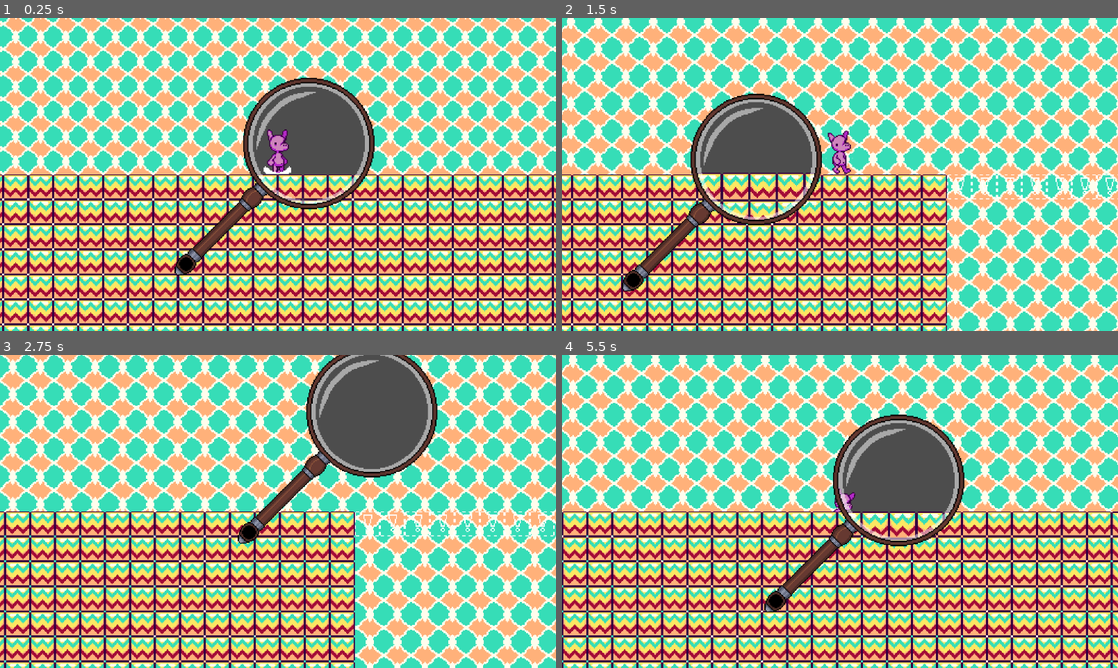
Above: before the commit, frames 1-4 (two rows, left to right).
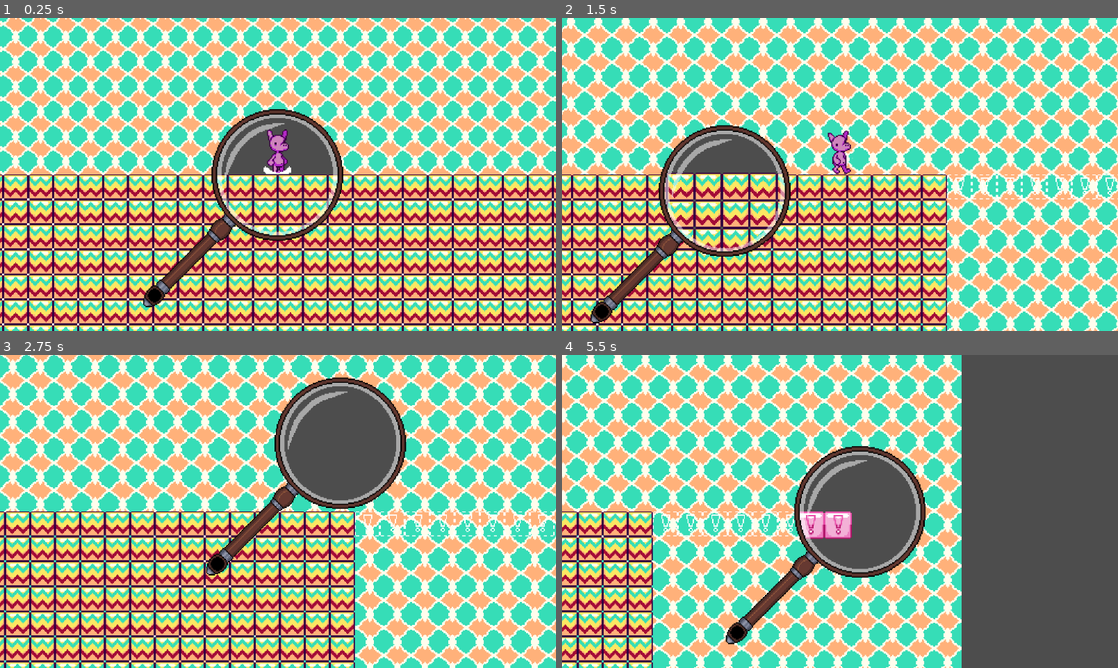
Above: after the commit, the same moments.

Repository: BlendyDev/GMTK2024
Game: Godot game, scene res://scenes/game.tscn
Same seed, same stepped clock (60 frames per second), same inputs: the game is played once before the commit and once after it.
Inputs (mouse positions are in pixels of both pictures, inside the frame that each line leads up to):
- Up to frame 1 (0.25 s): no input
- Up to frame 2 (1.5 s): move the mouse to (962, 158) at 0.52 s; hold Right (RIGHT) from 0.53 s (still down); tap Mouse wheel down (SCROLL_DOWN) at 0.6 s; tap W (UP) at 0.77 s; move the mouse to (728, 190) at 1.27 s; tap Mouse wheel up (SCROLL_UP) at 1.35 s
- Up to frame 3 (2.75 s): tap W (UP) at 1.52 s; move the mouse to (333, 442) at 2.02 s; release Right (RIGHT) at 2.03 s; hold Left (LEFT) from 2.03 s (still down); hold Shift (SHIFT) from 2.03 s (still down)
- Up to frame 4 (5.5 s): move the mouse to (812, 574) at 2.77 s; release Left (LEFT) at 2.78 s; release Shift (SHIFT) at 2.78 s; hold Right (RIGHT) 2.78-4.28 s; tap Space (SPACE) at 2.85 s; tap W (UP) at 3.02, 3.77, 4.52 s; move the mouse to (1006, 558) at 3.52 s; tap Mouse wheel down (SCROLL_DOWN) at 3.6 s; move the mouse to (673, 464) at 4.27 s; hold Left (LEFT) 4.28-5.03 s; tap Mouse wheel up (SCROLL_UP) at 4.35 s; move the mouse to (867, 511) at 5.02 s; hold Right (RIGHT) from 5.03 s (still down); hold Shift (SHIFT) from 5.03 s (still down)

The runs differ from the first frame. In frame 1, 7.7% of the frame differs, in the area x 25-68%, y 19-93%; in frame 2, 8.7%; in frame 3, 8.8%; in frame 4, 84%, in the area x 0-100%, y 0-100%.

Commit message:
recenter magn glass

Diff:
--- a/scenes/lupa.tscn
+++ b/scenes/lupa.tscn
@@ -12,16 +12,17 @@
 [node name="Sprite2D" type="Sprite2D" parent="."]
 z_index = 100
 texture_filter = 1
-position = Vector2(-6, 6)
+position = Vector2(-35.0001, 35)
 texture = ExtResource("2_6rtgb")
 hframes = 7
 
 [node name="CollisionPolygon2D" type="CollisionPolygon2D" parent="."]
+position = Vector2(-29.0001, 29)
 polygon = PackedVector2Array(21, -86, 36, -86, 53, -81, 69, -69, 81, -53, 86, -36, 86, -21, 81, -4, 69, 12, 53, 24, 36, 29, 21, 29, 4, 24, -12, 12, -24, -4, -29, -21, -29, -36, -24, -53, -12, -69, 4, -81)
 
 [node name="Mask" type="PointLight2D" parent="."]
 texture_filter = 1
-position = Vector2(-6, 6)
+position = Vector2(-35.0001, 35)
 energy = 0.0
 range_item_cull_mask = 2
 texture = ExtResource("3_ogq4e")
@@ -30,7 +31,7 @@
 light_mask = 2
 visibility_layer = 2
 texture_filter = 1
-position = Vector2(29, -28)
+position = Vector2(-0.000125766, 1)
 scale = Vector2(1.05, 1.05)
 energy = 0.0
 texture = ExtResource("4_uhc5s")
